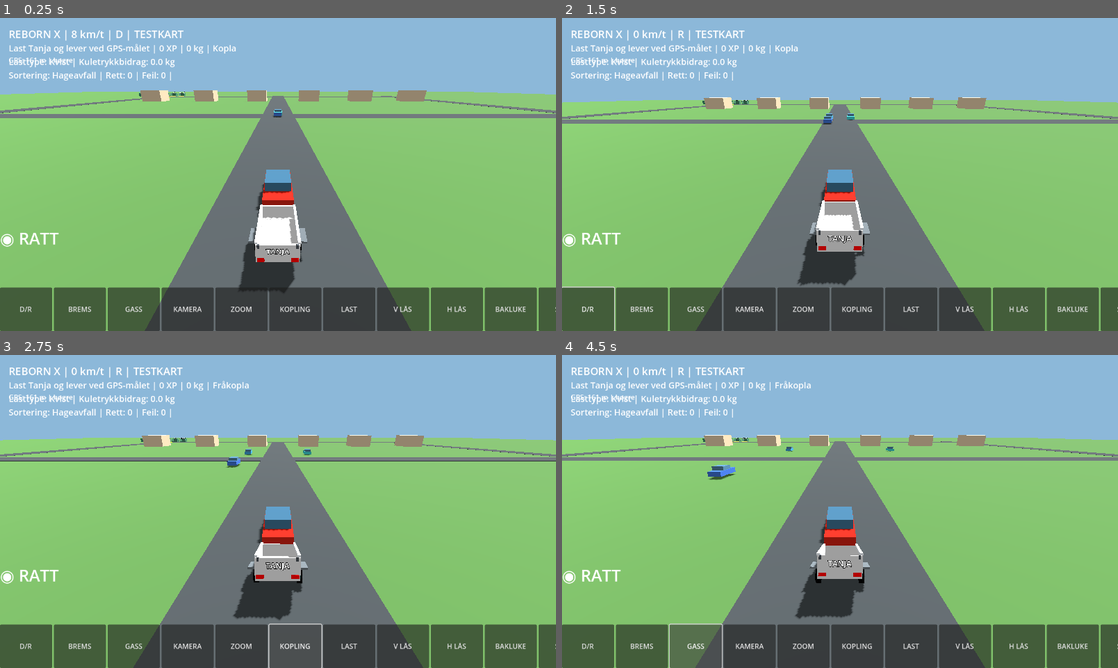
Above: before the commit, frames 1-4 (two rows, left to right).
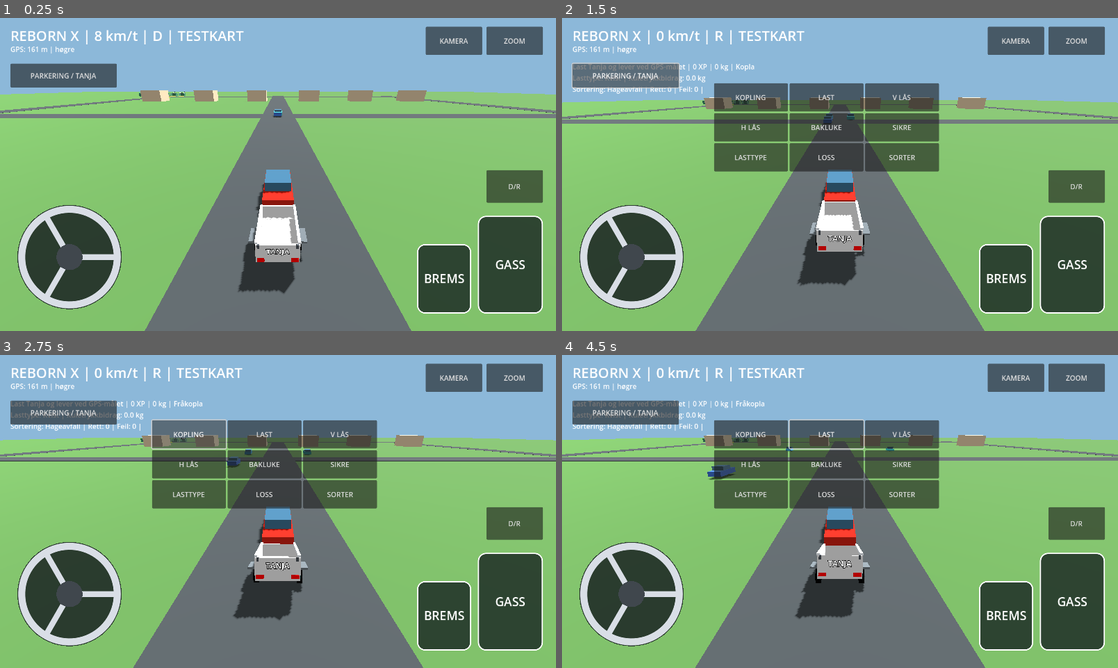
Above: after the commit, the same moments.

Repository: tibraxTIMB/GtanjA
Game: Godot game, scene res://main.tscn
Same seed, same stepped clock (60 frames per second), same inputs: the game is played once before the commit and once after it.
Inputs (mouse positions are in pixels of both pictures, inside the frame that each line leads up to):
- Up to frame 1 (0.25 s): no input
- Up to frame 2 (1.5 s): click "D/R" at 0.5 s; click (623, 74) at 1.25 s, where only the run after the commit has a clickable "PARKERING / TANJA"
- Up to frame 3 (2.75 s): click "KOPLING" at 2 s
- Up to frame 4 (4.5 s): click (639, 646) at 2.75 s, where only the run before the commit has a clickable "BREMS"; click "LAST" at 3.5 s; click (695, 646) at 4.25 s, where only the run before the commit has a clickable "GASS"

The runs differ from the first frame. In frame 1, 28% of the frame differs, in the area x 0-100%, y 2-100%; in frame 2, 39%; in frame 3, 39%; in frame 4, 39%.

Commit message:
Free Drive HUD with independent multitouch steering and pedals

Diff:
--- a/reborn-x/main.gd
+++ b/reborn-x/main.gd
@@ -242,53 +242,114 @@
 	setup_audio()
 	var hud := CanvasLayer.new()
 	add_child(hud)
+	var root := Control.new()
+	hud.add_child(root)
+	root.set_anchors_and_offsets_preset(Control.PRESET_FULL_RECT)
+	root.mouse_filter = Control.MOUSE_FILTER_IGNORE
 	speed_label = Label.new()
-	hud.add_child(speed_label)
-	speed_label.position = Vector2(20,20)
-	speed_label.add_theme_font_size_override("font_size",24)
+	root.add_child(speed_label)
+	speed_label.position = Vector2(24,18)
+	speed_label.add_theme_font_size_override("font_size",32)
 	mission_label = Label.new()
-	hud.add_child(mission_label)
-	mission_label.position = Vector2(20,55)
-	mission_label.add_theme_font_size_override("font_size",20)
+	root.add_child(mission_label)
+	mission_label.position = Vector2(24,100)
+	mission_label.hide()
 	map_label = Label.new()
-	hud.add_child(map_label)
-	map_label.position = Vector2(20,85)
-	var controls := HBoxContainer.new()
-	hud.add_child(controls)
-	controls.set_anchors_and_offsets_preset(Control.PRESET_BOTTOM_WIDE)
-	controls.offset_top = -100
-	for label in ["D/R","BREMS","GASS","KAMERA","ZOOM","KOPLING","LAST","V LÅS","H LÅS","BAKLUKE","SIKRE","LASTTYPE","LOSS","SORTER"]:
-		var button := Button.new()
-		button.text = label
-		button.custom_minimum_size = Vector2(120,80)
-		controls.add_child(button)
-		button.button_down.connect(func(): control(label,true))
-		button.button_up.connect(func(): control(label,false))
-
+	root.add_child(map_label)
+	map_label.position = Vector2(24,60)
+	var tools := GridContainer.new()
+	tools.columns = 3
+	root.add_child(tools)
+	tools.position = Vector2(350,150)
+	tools.hide()
+	for action in ["KOPLING","LAST","V LÅS","H LÅS","BAKLUKE","SIKRE","LASTTYPE","LOSS","SORTER"]:
+		var b := Button.new()
+		b.text = action
+		b.custom_minimum_size = Vector2(170,65)
+		tools.add_child(b)
+		b.button_down.connect(func(): control(action,true))
+		b.button_up.connect(func(): control(action,false))
+	var menu := Button.new()
+	menu.text = "PARKERING / TANJA"
+	root.add_child(menu)
+	menu.position = Vector2(24,105)
+	menu.size = Vector2(245,55)
+	menu.pressed.connect(func():
+		if car.linear_velocity.length()<0.5:
+			tools.visible = not tools.visible
+			mission_label.visible = tools.visible
+	)
+	for spec in [["KAMERA",Vector2(980,20),Vector2(130,65)],["ZOOM",Vector2(1120,20),Vector2(130,65)],["D/R",Vector2(1120,350),Vector2(130,75)]]:
+		var b := Button.new()
+		b.text = spec[0]
+		root.add_child(b)
+		b.position = spec[1]
+		b.size = spec[2]
+		var action: String = spec[0]
+		b.pressed.connect(func(): control(action,true))
 	wheel_panel = Control.new()
-	hud.add_child(wheel_panel)
-	wheel_panel.set_anchors_and_offsets_preset(Control.PRESET_BOTTOM_LEFT)
-	wheel_panel.offset_top = -240
-	wheel_panel.offset_right = 220
-	wheel_panel.offset_bottom = -110
-	wheel_panel.gui_input.connect(wheel_input)
-	var wheel_text := Label.new()
-	wheel_panel.add_child(wheel_text)
-	wheel_text.text = "◉ RATT"
-	wheel_text.add_theme_font_size_override("font_size", 38)
-	wheel_text.mouse_filter = Control.MOUSE_FILTER_IGNORE
-
-func wheel_input(event: InputEvent) -> void:
+	root.add_child(wheel_panel)
+	wheel_panel.position = Vector2(30,420)
+	wheel_panel.size = Vector2(260,260)
+	wheel_panel.mouse_filter = Control.MOUSE_FILTER_IGNORE
+	wheel_panel.draw.connect(func():
+		var c := Vector2(130,130)
+		wheel_panel.draw_circle(c,120,Color(0.08,0.10,0.12,0.8))
+		wheel_panel.draw_arc(c,110,0,TAU,80,Color(0.85,0.87,0.9),15,true)
+		for a in [0.0,TAU/3,2*TAU/3]:
+			wheel_panel.draw_line(c,c+Vector2.from_angle(a+wheel_angle)*105,Color(0.85,0.87,0.9),12,true)
+		wheel_panel.draw_circle(c,30,Color(0.25,0.28,0.3))
+	)
+	for spec in [["BREMS",Vector2(960,520),Vector2(125,160)],["GASS",Vector2(1100,455),Vector2(150,225)]]:
+		var pedal := Label.new()
+		root.add_child(pedal)
+		pedal.position = spec[1]
+		pedal.size = spec[2]
+		pedal.text = spec[0]
+		pedal.horizontal_alignment = HORIZONTAL_ALIGNMENT_CENTER
+		pedal.vertical_alignment = VERTICAL_ALIGNMENT_CENTER
+		pedal.add_theme_font_size_override("font_size",28)
+		var style := StyleBoxFlat.new()
+		style.bg_color = Color(0.12,0.18,0.15,0.85)
+		style.set_corner_radius_all(18)
+		style.set_border_width_all(3)
+		style.border_color = Color.WHITE
+		pedal.add_theme_stylebox_override("normal",style)
+		pedal.mouse_filter = Control.MOUSE_FILTER_IGNORE
+
+var pedal_touches: Dictionary = {}
+
+func drive_touch(event: InputEvent) -> bool:
 	if event is InputEventScreenTouch:
-		if event.pressed and wheel_touch == -1:
-			wheel_touch = event.index
-			wheel_last = (event.position - wheel_panel.size/2).angle()
-		elif not event.pressed and event.index == wheel_touch:
-			wheel_touch = -1
-	elif event is InputEventScreenDrag and event.index == wheel_touch:
-		var bearing: float = (event.position - wheel_panel.size/2).angle()
-		wheel_angle = clampf(wheel_angle + wrapf(bearing-wheel_last,-PI,PI),-PI,PI)
-		wheel_last = bearing
+		if not event.pressed:
+			if event.index == wheel_touch:
+				wheel_touch = -1
+				return true
+			if pedal_touches.has(event.index):
+				pedal_touches.erase(event.index)
+				throttle = pedal_touches.values().has("GASS")
+				braking = pedal_touches.values().has("BREMS")
+				return true
+		else:
+			if Rect2(30,420,260,260).has_point(event.position) and wheel_touch == -1:
+				wheel_touch = event.index
+				wheel_last = (event.position-Vector2(160,550)).angle()
+				return true
+			for spec in [["GASS",Rect2(1100,455,150,225)],["BREMS",Rect2(960,520,125,160)]]:
+				if spec[1].has_point(event.position):
+					pedal_touches[event.index] = spec[0]
+					throttle = pedal_touches.values().has("GASS")
+					braking = pedal_touches.values().has("BREMS")
+					return true
+	elif event is InputEventScreenDrag:
+		if event.index == wheel_touch:
+			var bearing: float = (event.position-Vector2(160,550)).angle()
+			wheel_angle = clampf(wheel_angle+wrapf(bearing-wheel_last,-PI,PI),-PI,PI)
+			wheel_last = bearing
+			return true
+		if pedal_touches.has(event.index):
+			return true
+	return false
 
 func control(label: String, pressed: bool) -> void:
 	match label:
@@ -400,6 +461,8 @@
 		motor_audio.volume_db = -24.0 if throttle else -32.0
 	if wheel_touch == -1:
 		wheel_angle = lerpf(wheel_angle,0.0,minf(delta*8,1))
+	if is_instance_valid(wheel_panel):
+		wheel_panel.queue_redraw()
 	var distance := car.global_position.distance_to(destination)
 	var relative := destination-car.global_position
 	var bearing := wrapf(atan2(relative.x,relative.z)-car.rotation.y,-PI,PI)
@@ -568,6 +631,9 @@
 	motor_audio.play()
 
 func _input(event: InputEvent) -> void:
+	if drive_touch(event):
+		get_viewport().set_input_as_handled()
+		return
 	if is_instance_valid(camera) and is_instance_valid(trailer) and tailgate_open and trailer.linear_velocity.length()<0.2:
 		if event is InputEventScreenTouch and event.pressed:
 			for i in range(cargo_meshes.size()):
